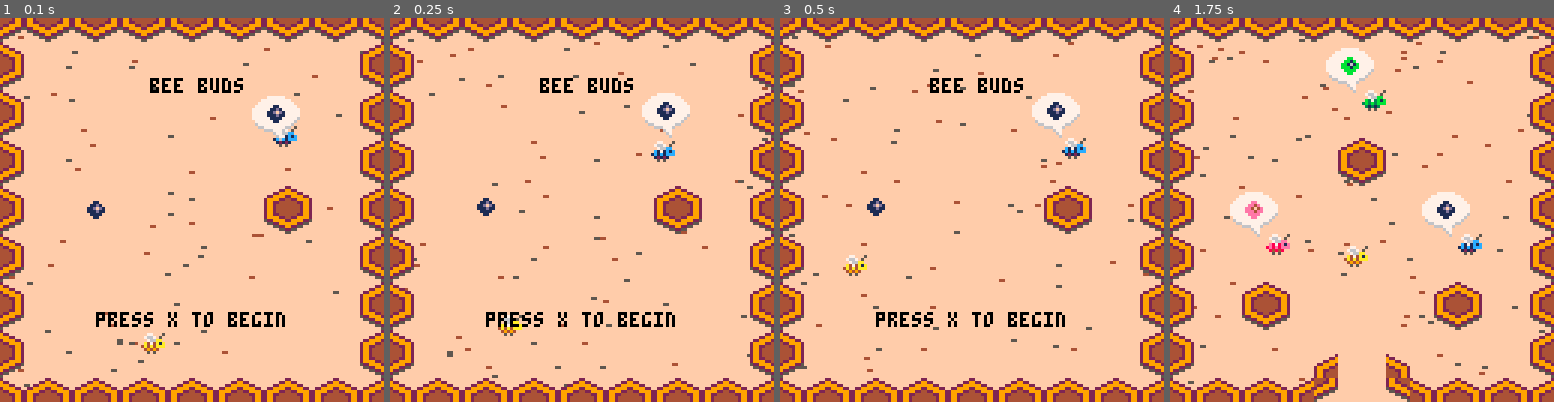
Above: before the commit, frames 1-4 (left to right).
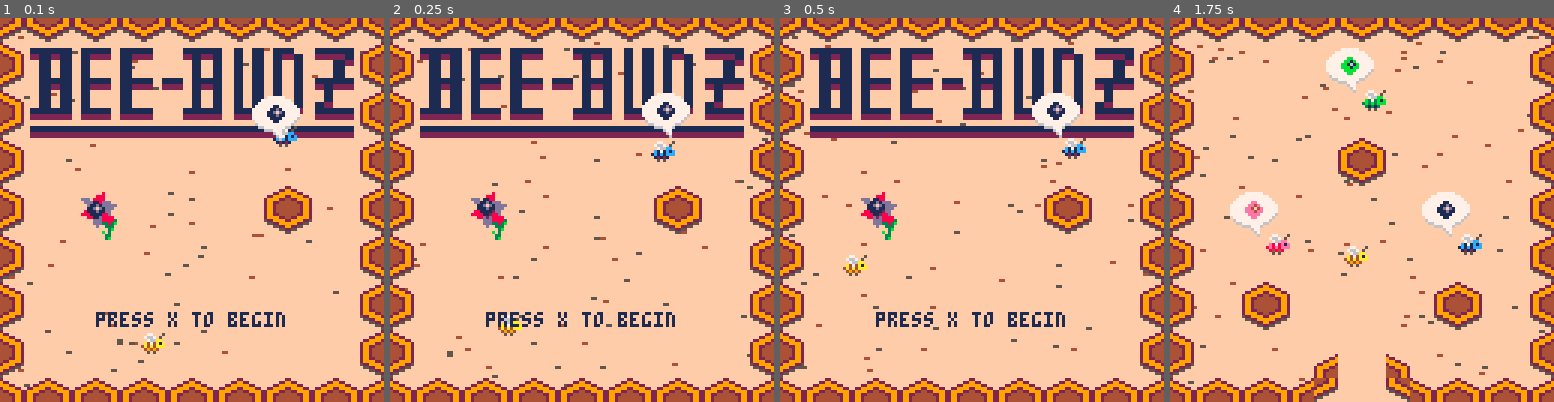
Above: after the commit, the same moments.

Repository: global-game-jam-2019-team/the_letter_bee
Game: PICO-8 cartridge the_letter_bee_art_sound_backup.p8
Same seed, same stepped clock (60 frames per second), same inputs: the game is played once before the commit and once after it.
Inputs:
- Up to frame 1 (0.1 s): no input
- Up to frame 2 (0.25 s): no input
- Up to frame 3 (0.5 s): tap O (Z key) at 0.33 s
- Up to frame 4 (1.75 s): tap O (Z key) at 0.7, 1.43 s; tap X (X key) at 1.07 s

The runs differ from the first frame. In frame 1, 12% of the frame differs, in the area x 7-93%, y 7-81%; in frame 2, 12%; in frame 3, 12%; in frame 4, nothing differs.

Commit message:
title screen flower

Diff:
--- a/the_letter_bee.p8
+++ b/the_letter_bee.p8
@@ -879,6 +879,8 @@
   map( 0,64-16, 0,0, 16,16)
   map(32,64-16, 0,0, 16,16)
 
+  sspr(0, 48, 32, 16, 10, 10, 108, 32)
+  spr(46, 26, 58, 2, 2)
 
   -- entities
   draw_entities(title_entities)
@@ -892,7 +894,6 @@
   spr(s(p.sprite, p.x, p.y, not p.point_right))
 
   -- title text
-  sspr(0, 48, 32, 16, 10, 10, 108, 32)
   print ("press x to begin", 32, 128-30)
 end
 
--- a/the_letter_bee_art_sound_backup.p8
+++ b/the_letter_bee_art_sound_backup.p8
@@ -207,9 +207,11 @@
   spider =     {n= 22, w=1, h=1, cx=4, cy=4, r=4},
   hornet =     {n= 21, w=1, h=1, cx=4, cy=4, r=4},
 
-  heart =      {n= 86, w=1, h=1, cx=4, cy=4, r=4, bouncy=true},
+  heart     =  {n= 86, w=1, h=1, cx=4, cy=4, r=4, bouncy=true},
 
   honeycomb =  {n= 35, w=2, h=2, cx=8, cy=8, r=8},
+
+  logo      =  {n=96, w=4, h=2, cx=16, cy=8}
   -- todo: tree.
 }
 
@@ -877,6 +879,8 @@
   map( 0,64-16, 0,0, 16,16)
   map(32,64-16, 0,0, 16,16)
 
+  sspr(0, 48, 32, 16, 10, 10, 108, 32)
+  spr(46, 26, 58, 2, 2)
 
   -- entities
   draw_entities(title_entities)
@@ -890,7 +894,6 @@
   spr(s(p.sprite, p.x, p.y, not p.point_right))
 
   -- title text
-  print("bee buds", 50, 20, 0)
   print ("press x to begin", 32, 128-30)
 end
 
Not shown, changed: 23 lines of the sprite sheet (__gfx__) section of the_letter_bee.p8
Not shown, changed: 23 lines of the sprite sheet (__gfx__) section of the_letter_bee_art_sound_backup.p8
